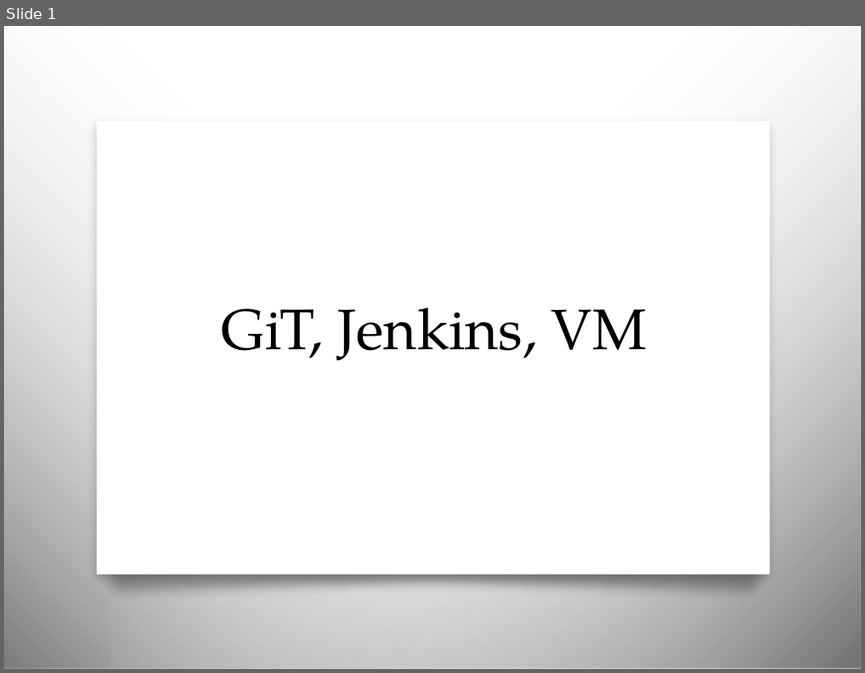
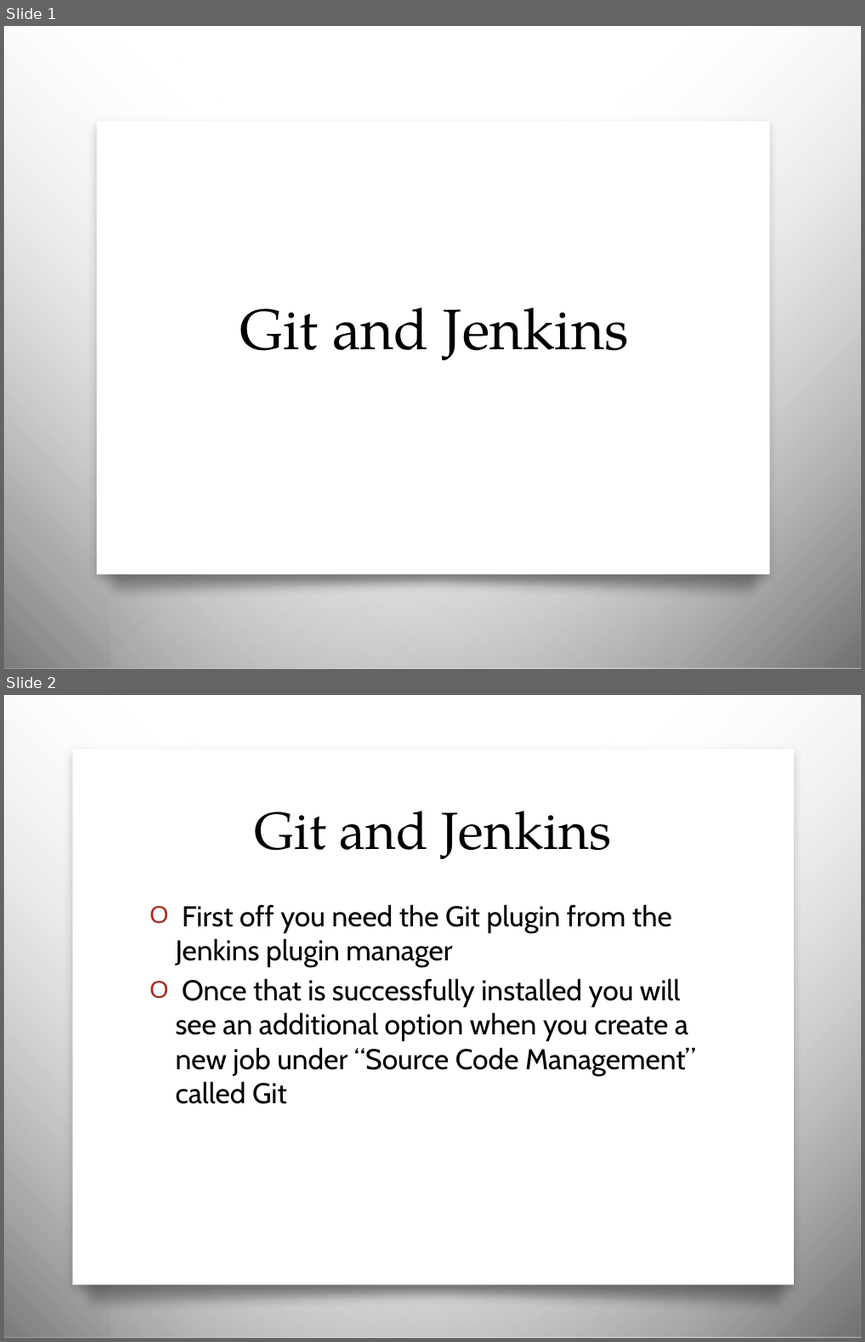
Before and after one commit to JCMander/PortalPower, a slide deck: Jenkins/Jenkins Slides.pptx. Shown one above the other, each under a label of ours: slide 1 before the commit, slides 1 and 2 after it. The pictures are 865x673 and 865x1342 pixels, drawn with LibreOffice and Linux fonts; fonts in the diff are those of the drawing; background and template pictures are left out. Boxes give left, top, right and bottom in pixels: in the first picture for what was removed or moved away, otherwise in the second. Text is boxed around its words. In the diff, an @@ line names an element or a change of style, - is before the commit and + after.

Commit message:
Jenkins + Git rules

```diff
--- a/Jenkins/Jenkins Slides.pptx
+++ b/Jenkins/Jenkins Slides.pptx
@@ slide 2 added at bbox=[4, 695, 861, 1338], background picture (left out); not listed: 2 template elements that a slide beside it also shows @@
@@ rectangle added at bbox=[73, 749, 794, 1285], fill #FFFFFF @@
@@ title added at bbox=[255, 811, 611, 859], 44 pt, text #000000 @@
+Git and Jenkins
@@ text added at bbox=[176, 904, 696, 1104], 24 pt, text #000000 @@
+O First off you need the Git plugin from the Jenkins plugin manager
+O Once that is successfully installed you will see an additional option when you create a new job under “Source Code Management” called Git
@@ freeform shape added at bbox=[64, 1264, 805, 1315], fill gradient #010101 @@
@@ slide 1 changed as well @@
@@ title at bbox=[239, 307, 629, 360]: text changed @@
-GiT, Jenkins, VM
+Git and Jenkins
```
Also in this commit, not shown: 3 other slides added, 2 slides removed, 1 other file.
